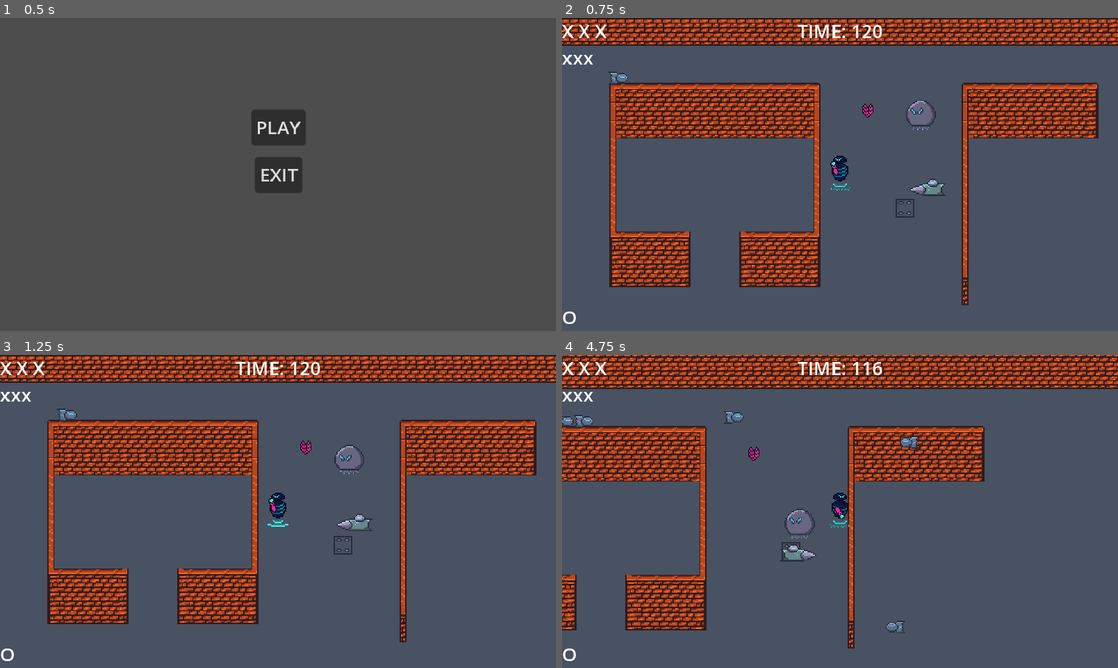
Above: before the commit, frames 1-4 (two rows, left to right).
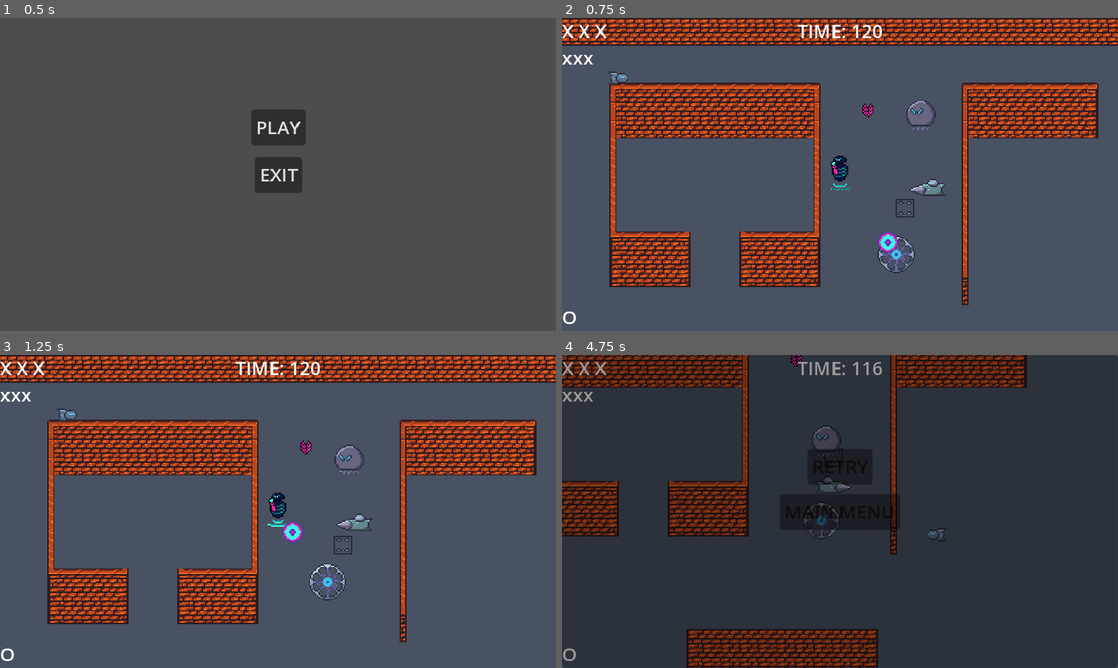
Above: after the commit, the same moments.

Repository: SamuelAlves-23/GameOffJam2023
Game: Godot game, scene res://Scenes/main_menu.tscn
Same seed, same stepped clock (60 frames per second), same inputs: the game is played once before the commit and once after it.
Inputs (mouse positions are in pixels of both pictures, inside the frame that each line leads up to):
- Up to frame 1 (0.5 s): no input
- Up to frame 2 (0.75 s): click "PLAY" at 0.5 s
- Up to frame 3 (1.25 s): no input
- Up to frame 4 (4.75 s): move the mouse to (962, 495) at 1.27 s; hold D (move_right) 1.28-2.03 s; tap Space (dash) at 1.35, 4.35 s; move the mouse to (728, 527) at 2.02 s; hold S (move_down) 2.03-2.78 s; tap Mouse wheel down (decrease_bullet_size) at 2.1 s; move the mouse to (895, 442) at 2.77 s; hold D (move_right) 2.78-3.53 s; tap Mouse wheel up (increase_bullet_size) at 2.85 s; move the mouse to (812, 574) at 3.52 s; hold W (move_up) 3.53-4.28 s; click (812, 574) at 3.6 s; move the mouse to (1006, 558) at 4.27 s; hold A (move_left) from 4.28 s (still down)

Frame 1 is identical in both runs. In frame 2, 0.5% of the frame differs, in the area x 56-64%, y 68-82%; in frame 3, 0.5%; in frame 4, 98%, in the area x 0-100%, y 0-100%.

Commit message:
Gun enemy

Diff:
--- a/Scenes/gun_enemy.tscn
+++ b/Scenes/gun_enemy.tscn
@@ -1,7 +1,7 @@
 [gd_scene load_steps=13 format=3 uid="uid://cv7t8ohn4ahxm"]
 
 [ext_resource type="Script" path="res://Scripts/enemy.gd" id="1_0jxwi"]
-[ext_resource type="Texture2D" uid="uid://cl3yg47pv1te8" path="res://Assets/Sprites/enemy_02.png" id="2_yhc4g"]
+[ext_resource type="Texture2D" uid="uid://hwfriji2nrid" path="res://Assets/Sprites/Finished/enemy_04-Sheet.png" id="2_4kq3l"]
 [ext_resource type="PackedScene" uid="uid://cowl2mu74e3ng" path="res://Scenes/health_controller.tscn" id="3_68n4k"]
 [ext_resource type="PackedScene" uid="uid://kbfhtgtgpfpl" path="res://Scenes/hurtbox.tscn" id="4_2j18y"]
 [ext_resource type="PackedScene" uid="uid://c210hg6cguya3" path="res://Scenes/hitbox.tscn" id="5_fyxvo"]
@@ -14,55 +14,32 @@
 tracks/0/type = "value"
 tracks/0/imported = false
 tracks/0/enabled = true
-tracks/0/path = NodePath("Sprite2D:position")
+tracks/0/path = NodePath("Sprite2D:frame")
 tracks/0/interp = 1
 tracks/0/loop_wrap = true
 tracks/0/keys = {
 "times": PackedFloat32Array(0),
 "transitions": PackedFloat32Array(1),
-"update": 0,
-"values": [Vector2(0, 0)]
-}
-tracks/1/type = "value"
-tracks/1/imported = false
-tracks/1/enabled = true
-tracks/1/path = NodePath("CollisionShape2D:position")
-tracks/1/interp = 1
-tracks/1/loop_wrap = true
-tracks/1/keys = {
-"times": PackedFloat32Array(0),
-"transitions": PackedFloat32Array(1),
-"update": 0,
-"values": [Vector2(0, 9)]
+"update": 1,
+"values": [0]
 }
 
 [sub_resource type="Animation" id="Animation_bckqf"]
 resource_name = "movement"
-length = 0.4
+length = 0.3
 loop_mode = 1
+step = 0.01
 tracks/0/type = "value"
 tracks/0/imported = false
 tracks/0/enabled = true
-tracks/0/path = NodePath("Sprite2D:position")
+tracks/0/path = NodePath("Sprite2D:frame")
 tracks/0/interp = 1
 tracks/0/loop_wrap = true
 tracks/0/keys = {
-"times": PackedFloat32Array(0, 0.2),
-"transitions": PackedFloat32Array(1, 1),
-"update": 0,
-"values": [Vector2(0, 0), Vector2(0, -1)]
-}
-tracks/1/type = "value"
-tracks/1/imported = false
-tracks/1/enabled = true
-tracks/1/path = NodePath("CollisionShape2D:position")
-tracks/1/interp = 1
-tracks/1/loop_wrap = true
-tracks/1/keys = {
-"times": PackedFloat32Array(0, 0.2),
-"transitions": PackedFloat32Array(1, 1),
-"update": 0,
-"values": [Vector2(0, 9), Vector2(0, 8)]
+"times": PackedFloat32Array(0, 0.1, 0.2, 0.3),
+"transitions": PackedFloat32Array(1, 1, 1, 1),
+"update": 1,
+"values": [0, 1, 2, 3]
 }
 
 [sub_resource type="AnimationLibrary" id="AnimationLibrary_k1gui"]
@@ -74,11 +51,11 @@
 [sub_resource type="RectangleShape2D" id="RectangleShape2D_dhiff"]
 size = Vector2(6, 3)
 
-[sub_resource type="RectangleShape2D" id="RectangleShape2D_s5m1i"]
-size = Vector2(8, 14)
+[sub_resource type="CircleShape2D" id="CircleShape2D_lyi4m"]
+radius = 15.0
 
-[sub_resource type="RectangleShape2D" id="RectangleShape2D_34udr"]
-size = Vector2(8, 12)
+[sub_resource type="CircleShape2D" id="CircleShape2D_e34bs"]
+radius = 15.0
 
 [node name="GunEnemy" type="CharacterBody2D"]
 position = Vector2(0, -16)
@@ -87,7 +64,8 @@
 enemy_type = 3
 
 [node name="Sprite2D" type="Sprite2D" parent="."]
-texture = ExtResource("2_yhc4g")
+texture = ExtResource("2_4kq3l")
+hframes = 4
 
 [node name="Area2D" type="Area2D" parent="."]
 visible = false
@@ -112,20 +90,20 @@
 shape = SubResource("RectangleShape2D_dhiff")
 
 [node name="Hurtbox" parent="." instance=ExtResource("4_2j18y")]
+position = Vector2(0, -9)
 collision_layer = 32
 collision_mask = 9
 
 [node name="CollisionShape2D" parent="Hurtbox" index="0"]
 position = Vector2(0, 9)
-shape = SubResource("RectangleShape2D_s5m1i")
+shape = SubResource("CircleShape2D_lyi4m")
 
 [node name="Hitbox" parent="." instance=ExtResource("5_fyxvo")]
 collision_layer = 4
 collision_mask = 16
 
 [node name="CollisionShape2D" parent="Hitbox" index="0"]
-position = Vector2(0, 10)
-shape = SubResource("RectangleShape2D_34udr")
+shape = SubResource("CircleShape2D_e34bs")
 
 [node name="BulletContainer" type="Node" parent="."]
 
--- a/Scenes/test_arena.tscn
+++ b/Scenes/test_arena.tscn
@@ -9,6 +9,7 @@
 [ext_resource type="PackedScene" uid="uid://dgb4040giivli" path="res://Scenes/shield_enemy.tscn" id="8_785hl"]
 [ext_resource type="PackedScene" uid="uid://he8m26jokd53" path="res://Scenes/ui_layer.tscn" id="8_hg5xl"]
 [ext_resource type="PackedScene" uid="uid://de1wkkymeof8e" path="res://Scenes/parry_enemy.tscn" id="9_foa4y"]
+[ext_resource type="PackedScene" uid="uid://cv7t8ohn4ahxm" path="res://Scenes/gun_enemy.tscn" id="10_0h80q"]
 
 [node name="TestArena" type="Node2D"]
 script = ExtResource("1_swf3l")
@@ -34,4 +35,7 @@
 [node name="ParryEnemy" parent="." instance=ExtResource("9_foa4y")]
 position = Vector2(331, 141)
 
+[node name="GunEnemy" parent="." instance=ExtResource("10_0h80q")]
+position = Vector2(302, 198)
+
 [editable path="UILayer"]
Binary file added: Assets/Sprites/Finished/Cursor.png
Not shown, added: Assets/Sprites/Finished/Cursor.png.import
Binary file added: Assets/Sprites/Finished/enemy_04-Sheet.png
Not shown, added: Assets/Sprites/Finished/enemy_04-Sheet.png.import
Not shown: 1 places in Scenes/test_arena.tscn that only renumber resources
